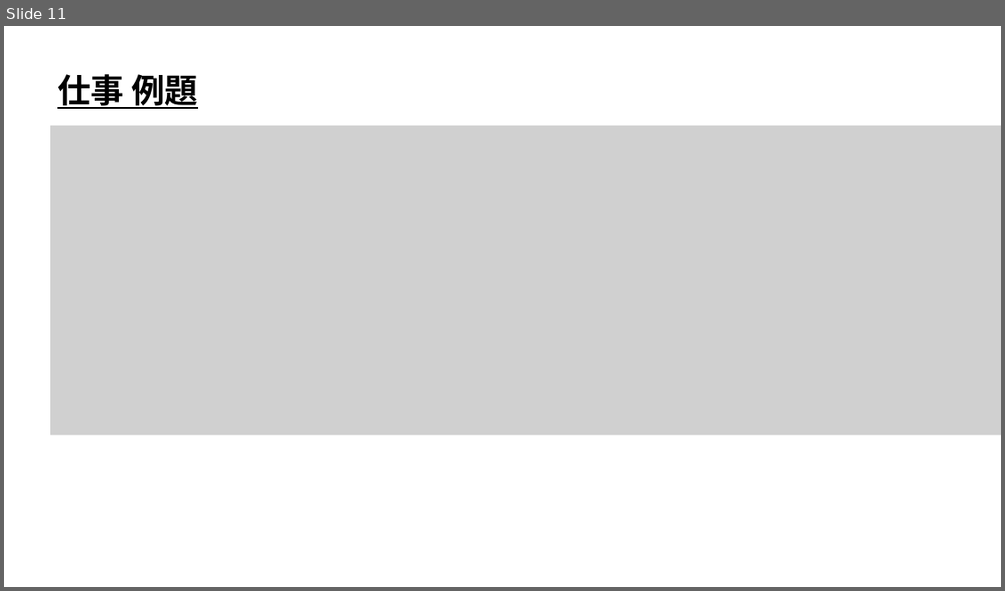
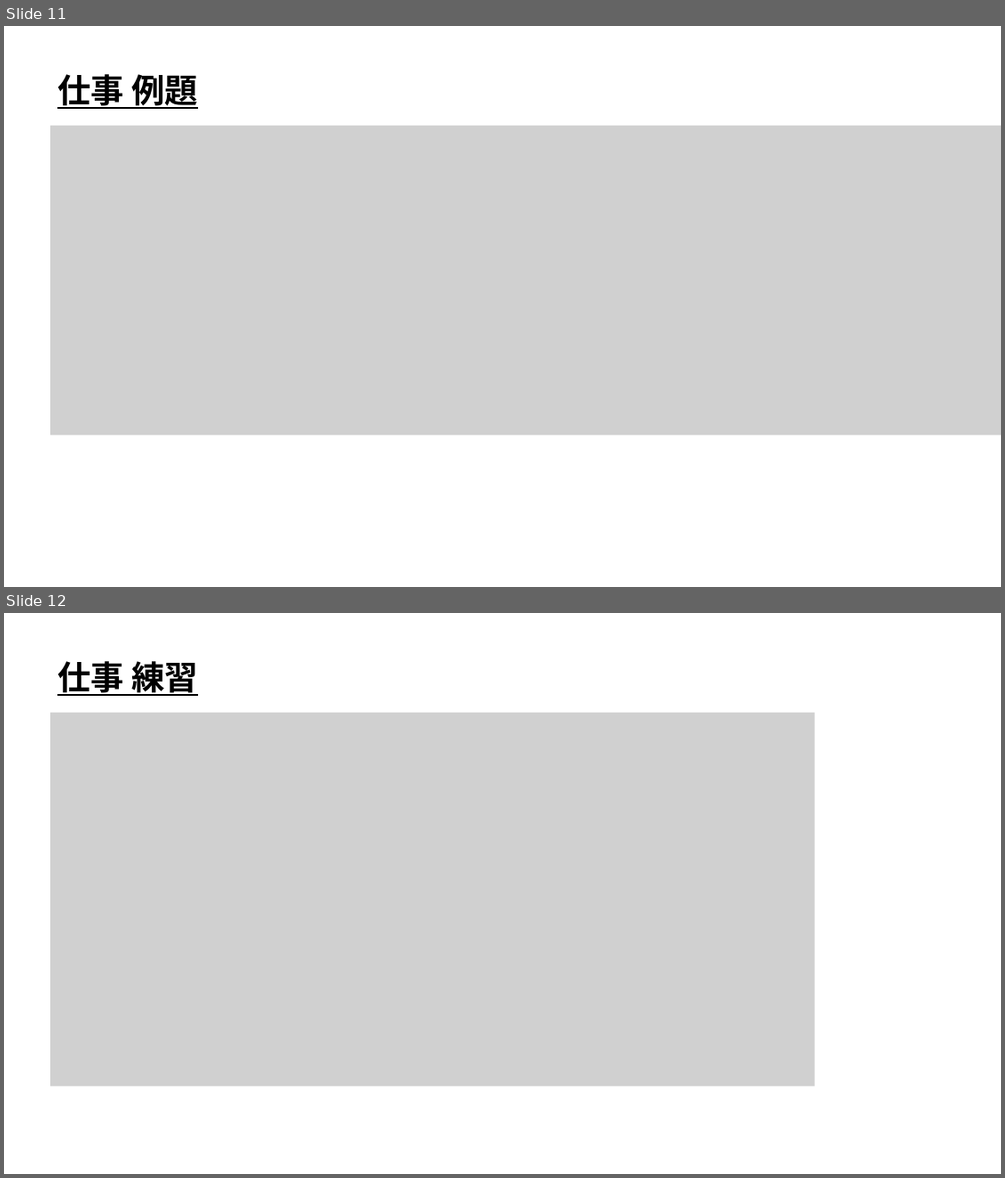
Before and after one commit to ArakiYusuke-Ohara/Textbook, a slide deck: ゲーム科2年/00_前期/ゲーム開発Ⅰ/ゲーム物理学/座学/20_仕事.pptx. Shown one above the other, each under a label of ours: slide 11 before the commit, slides 11 and 12 after it. The pictures are 1005x591 and 1005x1178 pixels, drawn with LibreOffice and Linux fonts; fonts in the diff are those of the drawing; grey boxes stand for pictures. Boxes give left, top, right and bottom in pixels: in the first picture for what was removed or moved away, otherwise in the second. Text is boxed around its words. In the diff, an @@ line names an element or a change of style, - is before the commit and + after.

Commit message:
運動エネルギー追加、仕事完成

```diff
--- a/ゲーム科2年/00_前期/ゲーム開発Ⅰ/ゲーム物理学/座学/20_仕事.pptx
+++ b/ゲーム科2年/00_前期/ゲーム開発Ⅰ/ゲーム物理学/座学/20_仕事.pptx
@@ slide 12 added at (4, 613, 1001, 1174), background #FFFFFF @@
@@ text added at (57, 656, 199, 698), 32 pt, text #000000, bold, underline @@
+仕事 練習
@@ picture added at (50, 713, 815, 1086) @@
```
Also in this commit, not shown: 1 other file.
